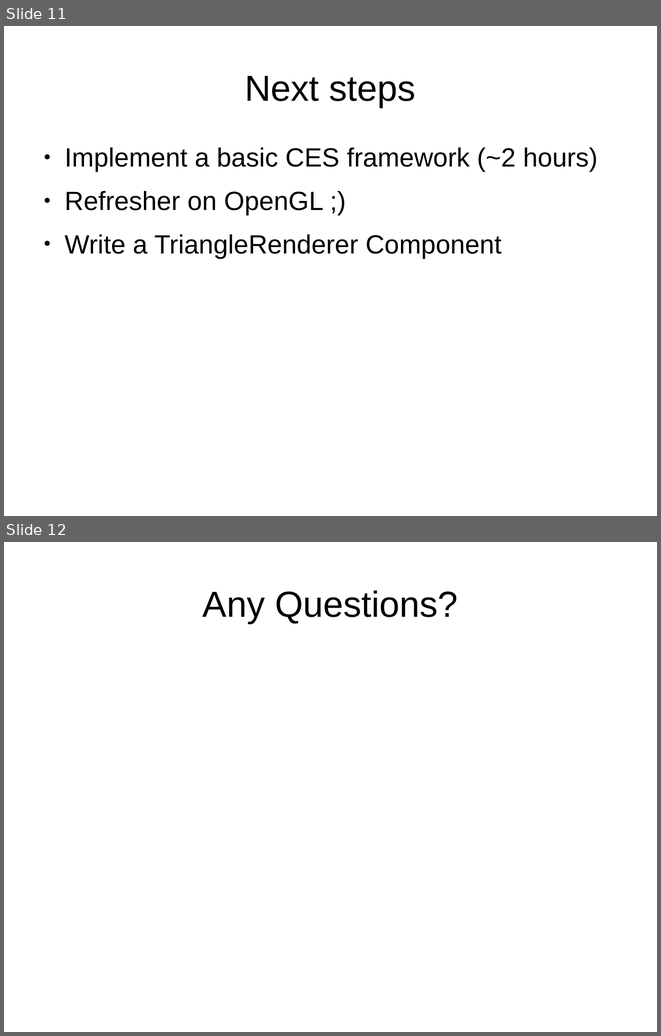
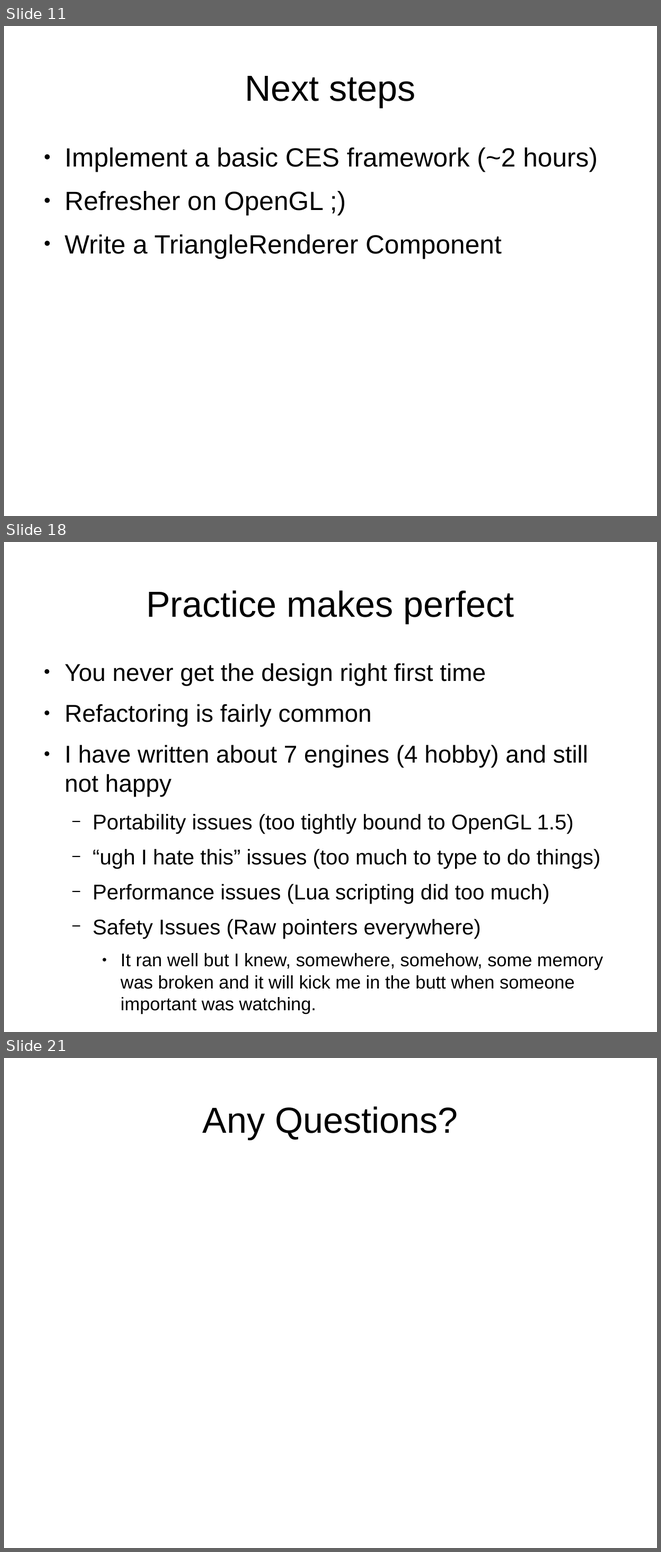
Before and after one commit to osen/creativelabs, a slide deck: gep/gep-lec2.odp. Shown one above the other, each under a label of ours: slides 11 and 12 before the commit, slides 11, 18 and 21 after it; the slides between them are not shown. The pictures are 661x1036 and 661x1552 pixels, drawn with LibreOffice and Linux fonts; fonts in the diff are those of the drawing; background and template pictures are left out. Boxes give left, top, right and bottom in pixels: in the first picture for what was removed or moved away, otherwise in the second. Text is boxed around its words. In the diff, an @@ line names an element or a change of style, - is before the commit and + after.

```diff
--- a/gep/gep-lec2.odp
+++ b/gep/gep-lec2.odp
@@ slide 18 added at (x1=4, y1=542, x2=657, y2=1032), background #FFFFFF @@
@@ title added at (x1=146, y1=590, x2=514, y2=623), 44 pt, text #000000 @@
+Practice makes perfect
@@ text added at (x1=64, y1=663, x2=603, y2=1013), 25.9 pt, text #000000 @@
+● You never get the design right first time
+● Refactoring is fairly common
+● I have written about 7 engines (4 hobby) and still not happy
+  − Portability issues (too tightly bound to OpenGL 1.5)
+  − “ugh I hate this” issues (too much to type to do things)
+  − Performance issues (Lua scripting did too much)
+  − Safety Issues (Raw pointers everywhere)
+    ● It ran well but I knew, somewhere, somehow, some memory was broken and it will kick me in the butt when someone important was watching.
@@ what was slide 12 is now slide 21 @@
```
Also in this commit, not shown: 2 slides changed, 8 other slides added.
